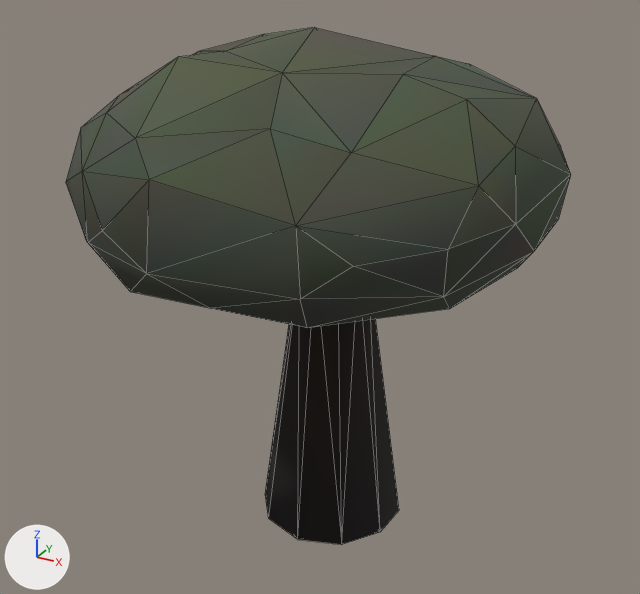
The glTF model Assets/bk_assets/vegetation/foret_broceliande/tree_bk_foret_broceliande_0000.glb as it was, and as the next commit left it.
Rendered twice from a 50 mm camera at (3.83, -7.03, 4.68) aimed at (-0.02, -0.04, 1.18). Every picture has the same lights, and +X, +Y and +Z are marked at lower left. The older version comes first. Mesh edges are drawn as thin lines. Vertices at exactly the same position are counted once.

Objects in the first picture: 'tree_bk_000'.
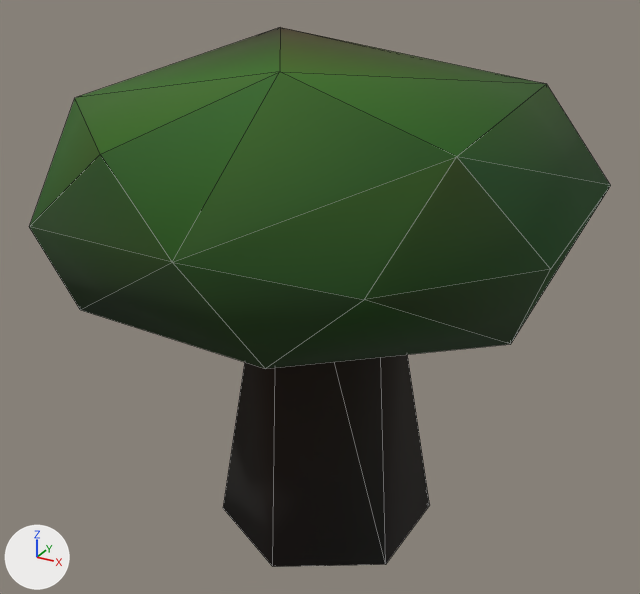
Pixel boxes (x1, y1, x2, y2) of what changed, in the pictures (640 x 594 px):
'tree_bk_000', reshaped (15% wider)
    before: (66, 28, 571, 545)
    after: (29, 27, 611, 567)
part 1 of me_cylinder, rebuilt (15% wider, 14% taller)
    before: (66, 28, 571, 328)
    after: (29, 27, 611, 369)
part 2 of me_cylinder, rebuilt
    before: (265, 319, 399, 545)
    after: (223, 355, 429, 567)

The change in detail:
me_cylinder is used by ob_tree_bk_000; location (0.0, 0.0, 0.0).
me_cylinder had 216 vertices, 400 faces and spanned x -2.26..2.15, y -2.26..2.12, z -1.31..3.69.
me_cylinder now has 34 vertices, 60 faces and spans x -2.5..2.47, y -2.61..2.53, z -1.37..3.63.
me_cylinder part 1: the loose piece of 71 vertices spanning x -2.26..2.15, y -2.26..2.12, z 1.72..3.69 is rebuilt with 25 vertices and now spans x -2.5..2.47, y -2.61..2.53, z 1.51..3.63.
me_cylinder part 2: the loose piece of 27 vertices spanning x -0.65..0.77, y -0.67..0.82, z -1.3..2.53 is rebuilt with 9 vertices and now spans x -0.97..1.0, y -1.08..1.19, z -1.37..2.81.
Other edits to the shape of me_cylinder do not show in these pictures.
